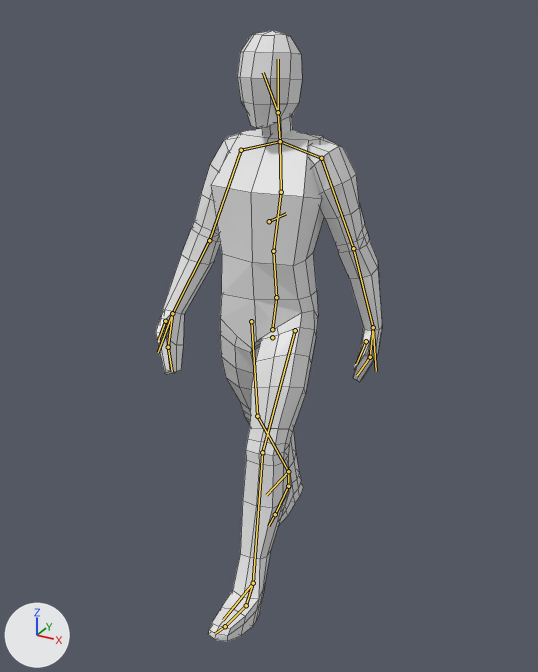
Two versions of the Blender file assets/models/base_male.blend, one commit apart.
Both versions are drawn from a 50 mm camera at (1.27, -2.3, 2.26) aimed at (0.02, -0.03, 1.12). The lights are fixed; the arrows at lower left show +X, +Y and +Z. The older version comes first. Both versions are drawn at frame 18 of the action 'ArmatureAction'; the numbers are the values there. The bones that change, and the others that lie on the model, are drawn over the model as lines. Mesh edges are drawn as thin lines.

In view in the first picture: 'arms', 'head', 'neck', 'torso'.
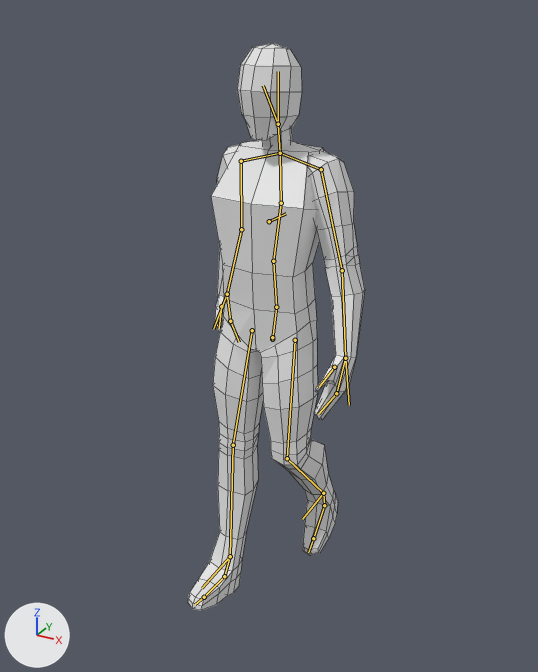
Location of each change, (x1, y1, x2, y2) in pixels of the pictures (538 x 672 px):
'torso', posed (29% wider, 9% shorter)
    before: (208, 128, 324, 642)
    after: (188, 140, 338, 610)
'arms', posed (33% narrower, 11% taller)
    before: (156, 134, 382, 382)
    after: (215, 145, 365, 420)
'head', posed
    before: (237, 30, 302, 128)
    after: (237, 44, 302, 140)
bone 'Spine.000', root to tip
    before: (272, 329) to (276, 297)
    after: (272, 339) to (276, 307)
bone 'Arm.IK.L', root to tip
    before: (373, 327) to (376, 371)
    after: (345, 358) to (349, 405)
bone 'Leg.IK.L', root to tip
    before: (253, 583) to (223, 620)
    after: (323, 493) to (302, 519)
bone 'Neck.IK', root to tip
    before: (278, 112) to (278, 59)
    after: (278, 124) to (278, 71)
bone 'Arm.IK.R', root to tip
    before: (172, 313) to (158, 352)
    after: (227, 294) to (213, 329)
bone 'Leg.IK.R', root to tip
    before: (288, 471) to (266, 495)
    after: (230, 556) to (202, 588)

The edits, one by one:
Bone 'Spine.000' (bone_spine_000) moves from (0.0, 0.21, 0.06) to (0.0, -0.04, -0.01).
Bone 'Arm.IK.L' (bone_arm_ik_l) moves from (0.01, -0.49, -0.96) to (-0.05, 0.18, 0.64).
Bone 'Leg.IK.L' (bone_leg_ik_l) moves from (0.01, 3.23, -0.8) to (0.01, -1.09, -0.91).
Bone 'Neck.IK' (bone_neck_ik) moves from (0.0, 0.22, 0.0) to (0.0, -0.05, 0.0).
Bone 'Arm.IK.R' (bone_arm_ik_r) moves from (0.18, -0.04, 1.15) to (-0.06, -0.56, -1.45).
Bone 'Leg.IK.R' (bone_leg_ik_r) moves from (-0.01, -1.83, -0.73) to (0.0, 1.79, 0.04).
